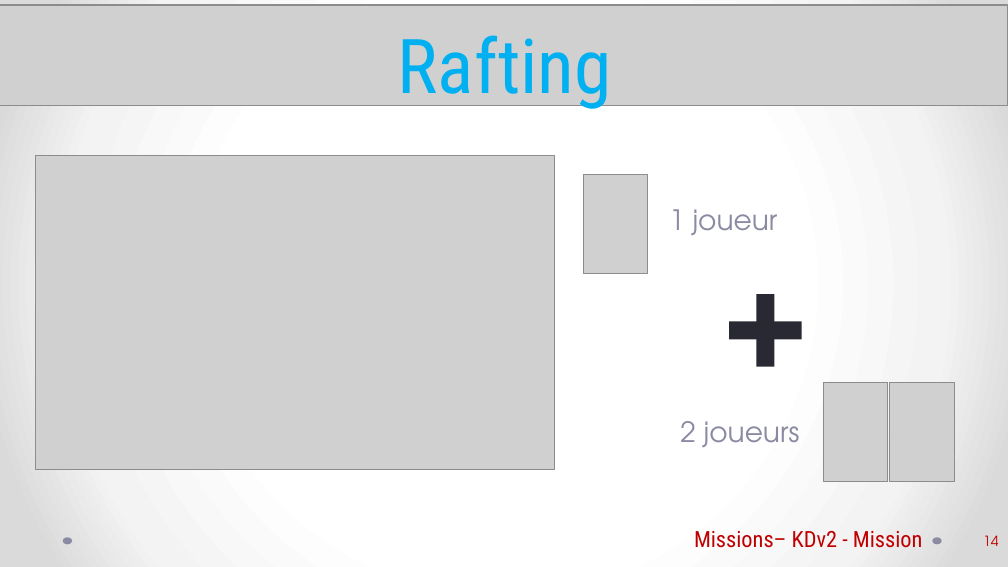
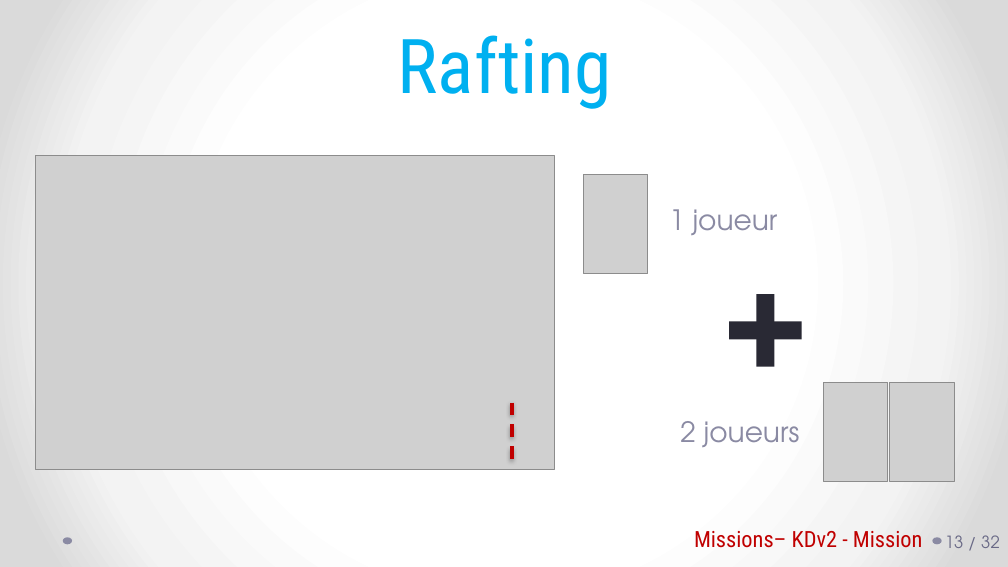
Before and after one commit to Mekiis/LP, a slide deck: slide 14 of BreakFirst - Rapport.pptx. Drawn at 1008x567 pixels with LibreOffice and Linux fonts; fonts in the diff are those of the drawing; grey boxes stand for pictures. Boxes give left, top, right and bottom in pixels: in the first picture for what was removed or moved away, otherwise in the second. Text is boxed around its words. In the diff, an @@ line names an element or a change of style, - is before the commit and + after.

```diff
--- a/BreakFirst - Rapport.pptx
+++ b/BreakFirst - Rapport.pptx
@@ picture removed at (0, 5, 1008, 106) @@
@@ line added from (512, 402) to (512, 466), #C00000 2.25 pt dashed @@
@@ page number added at (945, 535, 1000, 548), 12 pt, text #696986 @@
+13 / 32
@@ page number removed at (983, 535, 998, 546) @@
-14
```
Also in this commit, not shown: 20 other slides changed, 13 slides added, 7 slides removed.
